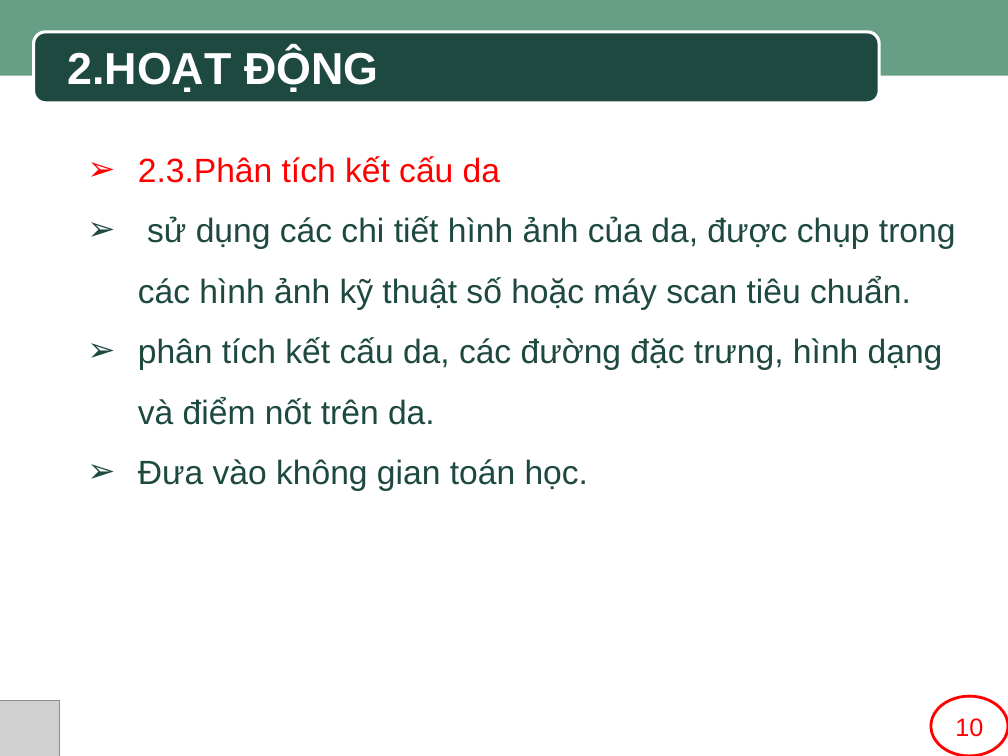
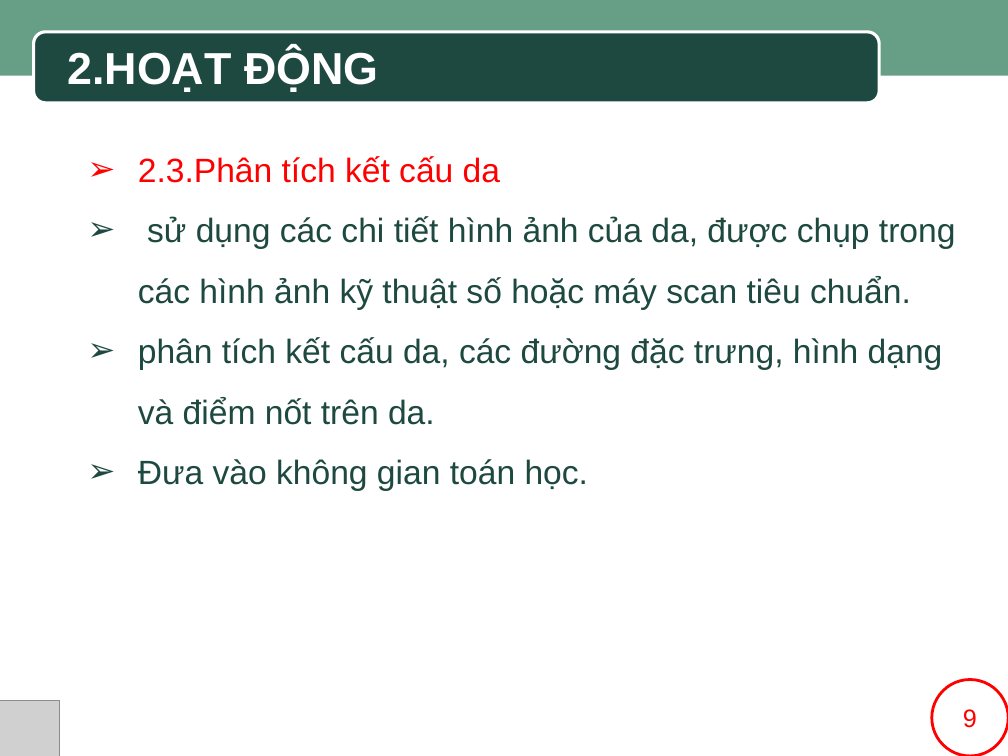
Before and after one commit to SaintLaurentxTran/hutech-23dthd4-nhom7, a slide deck: slide 9 of BÀI THUYẾT TRÌNH MẪU.pptx. Drawn at 1008x756 pixels with LibreOffice and Linux fonts; fonts in the diff are those of the drawing; grey boxes stand for pictures; background and template pictures are left out. Boxes give left, top, right and bottom in pixels: in the first picture for what was removed or moved away, otherwise in the second. Text is boxed around its words. In the diff, an @@ line names an element or a change of style, - is before the commit and + after.

```diff
--- a/BÀI THUYẾT TRÌNH MẪU.pptx
+++ b/BÀI THUYẾT TRÌNH MẪU.pptx
@@ ellipse added at box(931, 679, 1008, 756), fill #FFFFFF, outline #FF0000 2 pt, 18 pt, text #FF0000 @@
+9
@@ ellipse removed at box(931, 697, 1008, 756) @@
-10
```
Also in this commit, not shown: 16 other slides changed.
